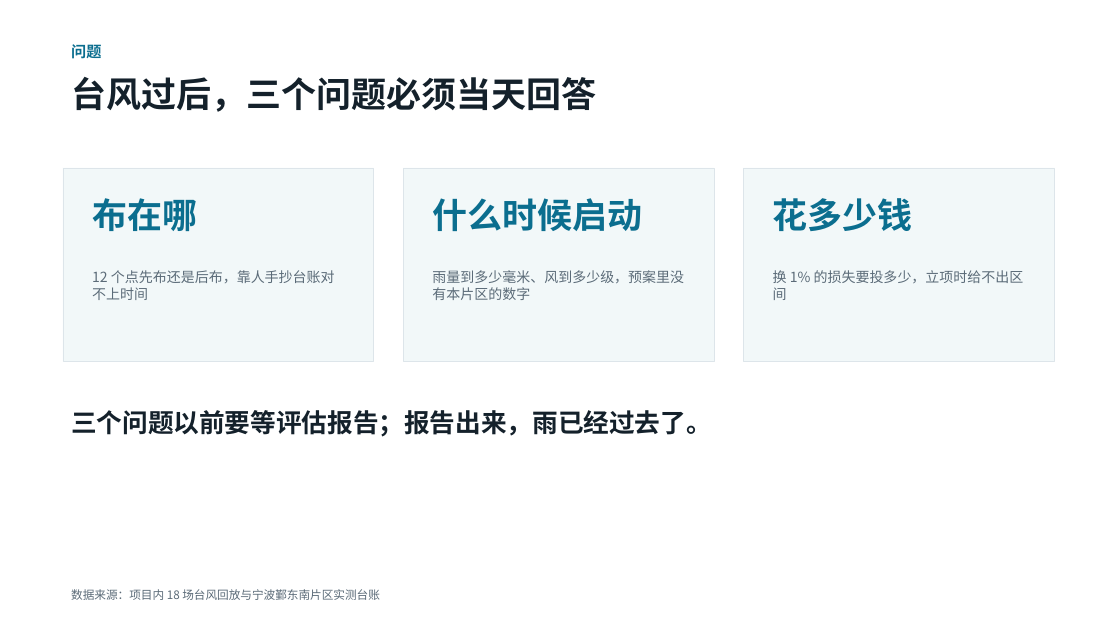
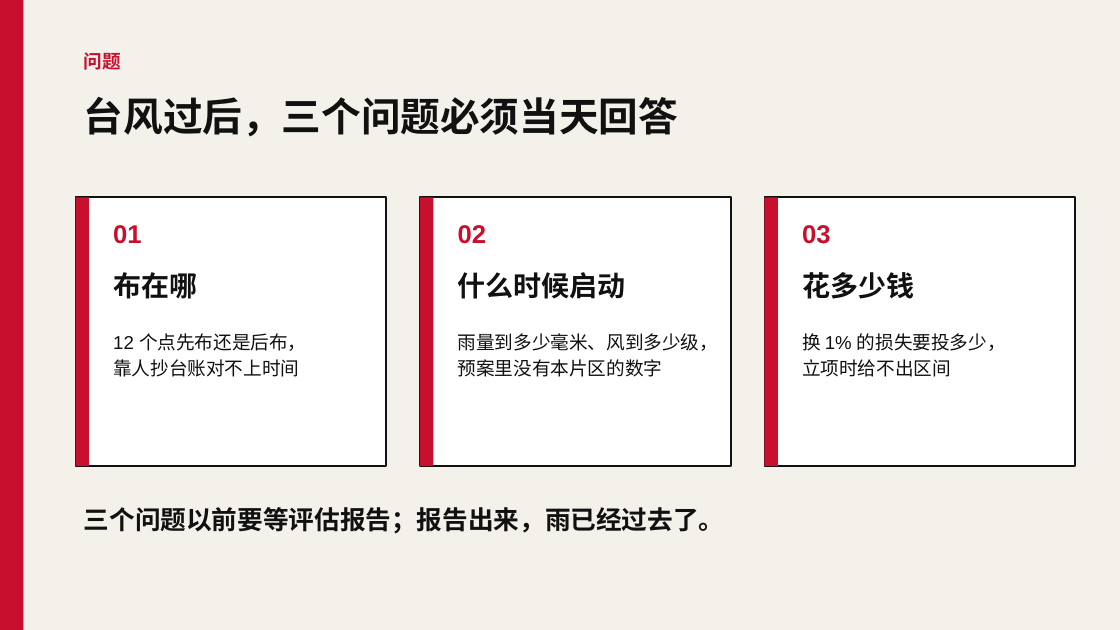
Before and after one commit to toki0413/typhoeus, a slide deck: slide 2 of docs/demo/typhoeus-demo.pptx. Drawn at 1120x630 pixels with LibreOffice and Linux fonts; fonts in the diff are those of the drawing. Boxes give left, top, right and bottom in pixels: in the first picture for what was removed or moved away, otherwise in the second. Text is boxed around its words. In the diff, an @@ line names an element or a change of style, - is before the commit and + after.

```diff
--- a/docs/demo/typhoeus-demo.pptx
+++ b/docs/demo/typhoeus-demo.pptx
@@ rectangle added at [0,0,1120,630], fill #F4F1EA @@
@@ rectangle added at [0,0,24,630], fill #C8102E @@
@@ text "问题": place and size @@
-text "问题" at [71,41,101,61]
+text "问题" at [84,52,121,70]
@@ text "问题" at [84,52,121,70]: size 13 to 16 pt, font Noto Sans CJK SC to Arial, text colour #0B6E8F to #C8102E @@
@@ text "台风过后，三个问题必须当天回答": place and size @@
-text "台风过后，三个问题必须当天回答" at [71,77,596,112]
+text "台风过后，三个问题必须当天回答" at [84,97,678,136]
@@ text "台风过后，三个问题必须当天回答" at [84,97,678,136]: size 30 to 34 pt, font Noto Sans CJK SC to Arial, text colour #14212B to #111111 @@
@@ rectangle: place and size @@
-rectangle at [63,168,374,361]
+rectangle at [76,197,386,466]
@@ rectangle added at [76,197,89,466], fill #C8102E @@
@@ rectangle: place and size @@
-rectangle at [403,168,714,361]
+rectangle at [420,197,731,466]
@@ rectangle added at [420,197,434,466], fill #C8102E @@
@@ fill #F2F8F9 to #FFFFFF; outline #DDE5EA 0.75 pt to #111111 1.5 pt in 3 elements at [76,197,386,466], [420,197,731,466], [765,197,1075,466] @@
@@ rectangle: place and size @@
-rectangle at [744,168,1054,361]
+rectangle at [765,197,1075,466]
@@ rectangle added at [765,197,778,466], fill #C8102E @@
@@ text added at [113,225,141,244], 22 pt, text #C8102E, bold @@
+01
@@ text added at [458,225,486,244], 22 pt, text #C8102E, bold @@
+02
@@ text added at [802,225,830,244], 22 pt, text #C8102E, bold @@
+03
@@ text "布在哪": place and size @@
-text "布在哪" at [92,198,197,231]
+text "布在哪" at [113,272,197,299]
@@ text "什么时候启动": place and size @@
-text "什么时候启动" at [432,198,642,231]
+text "什么时候启动" at [458,272,626,299]
@@ size 30 to 24 pt, font Noto Sans CJK SC to Arial, text colour #0B6E8F to #111111 in 3 elements at [113,272,197,299], [458,272,626,299], [802,272,914,299] @@
@@ text "花多少钱": place and size @@
-text "花多少钱" at [773,198,913,231]
+text "花多少钱" at [802,272,914,299]
@@ text at [113,333,306,377]: text changed; size 12 to 16 pt; font Noto Sans CJK SC to Arial; text colour #5B6B78 to #111111 @@
-12 个点先布还是后布，靠人手抄台账对不上时间
+12 个点先布还是后布，
+靠人抄台账对不上时间
@@ text at [458,333,718,377]: text changed; size 12 to 16 pt; font Noto Sans CJK SC to Arial; text colour #5B6B78 to #111111 @@
-雨量到多少毫米、风到多少级，预案里没有本片区的数字
+雨量到多少毫米、风到多少级，
+预案里没有本片区的数字
@@ text at [802,333,1006,377]: text changed; size 12 to 16 pt; font Noto Sans CJK SC to Arial; text colour #5B6B78 to #111111 @@
-换 1% 的损失要投多少，立项时给不出区间
+换 1% 的损失要投多少，
+立项时给不出区间
@@ text "三个问题以前要等评估报告；报告出来，雨已经过去了。": place and size @@
-text "三个问题以前要等评估报告；报告出来，雨已经过去了。" at [71,410,712,437]
+text "三个问题以前要等评估报告；报告出来，雨已经过去了。" at [84,507,725,534]
@@ text "三个问题以前要等评估报告；报告出来，雨已经过去了。" at [84,507,725,534]: font Noto Sans CJK SC to Arial, text colour #14212B to #111111 @@
@@ text removed at [71,589,380,600] @@
-数据来源：项目内 18 场台风回放与宁波鄞东南片区实测台账
```
Also in this commit, not shown: 12 other slides changed, 9 other files.
